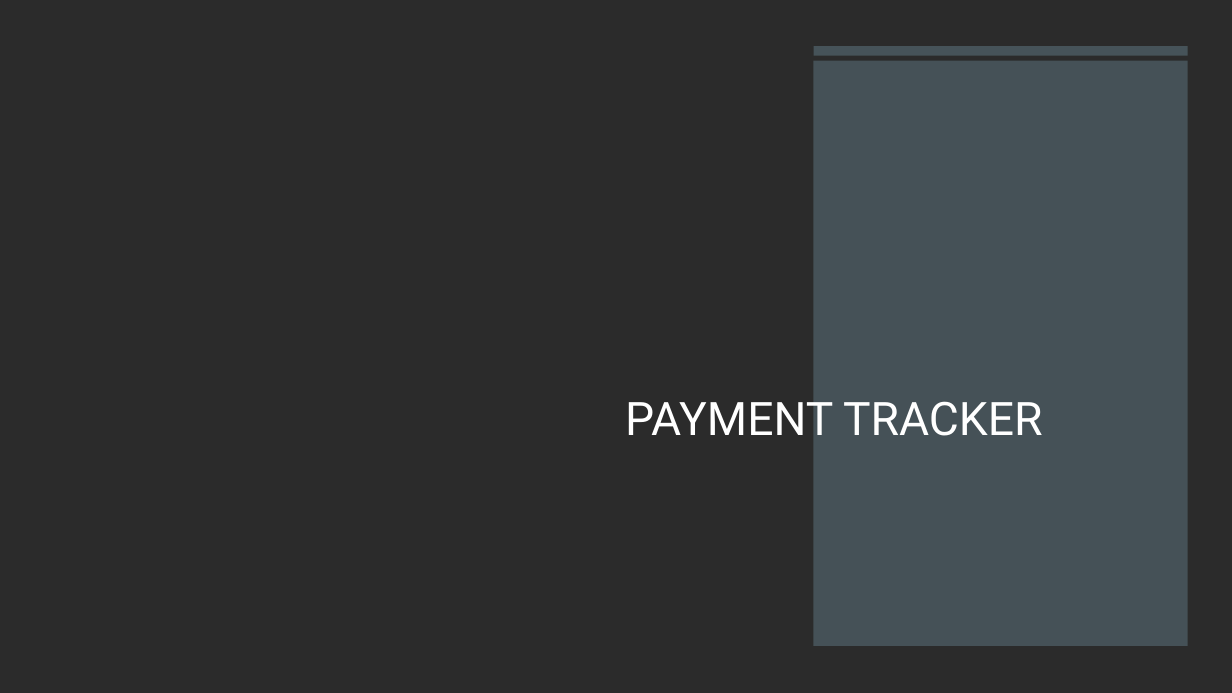
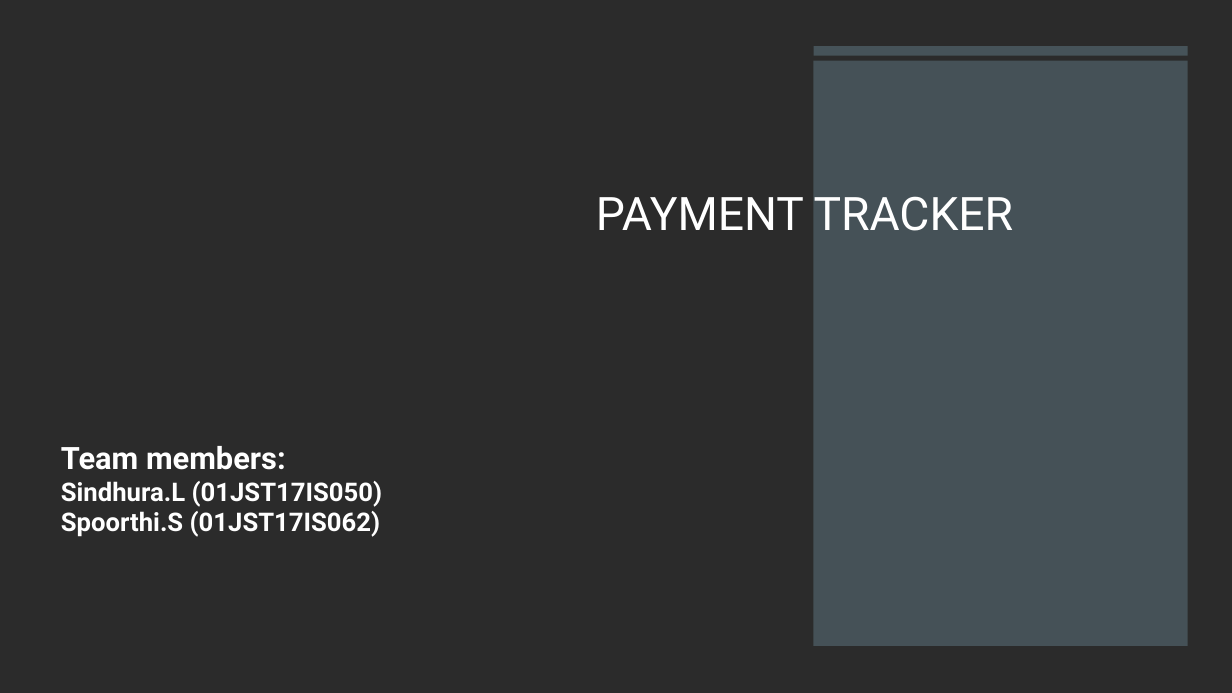
Before and after one commit to ssathyanaray2/Payment_Tracker, a slide deck: slide 1 of pt_ppt.pptx. Drawn at 1232x693 pixels with LibreOffice and Linux fonts; fonts in the diff are those of the drawing; background and template pictures are left out; a plain dark background stands for a picture behind light text. Boxes give left, top, right and bottom in pixels: in the first picture for what was removed or moved away, otherwise in the second. Text is boxed around its words. In the diff, an @@ line names an element or a change of style, - is before the commit and + after.

```diff
--- a/pt_ppt.pptx
+++ b/pt_ppt.pptx
@@ title "PAYMENT TRACKER" rewrapped from box(625, 393, 1043, 446) to box(596, 196, 1014, 231) @@
@@ text added at box(61, 446, 382, 537), 20 pt, text #FFFFFF, bold @@
+Team members:
+Sindhura.L (01JST17IS050)
+Spoorthi.S (01JST17IS062)
```
Also in this commit, not shown: 4 other slides changed, 3 other files.
